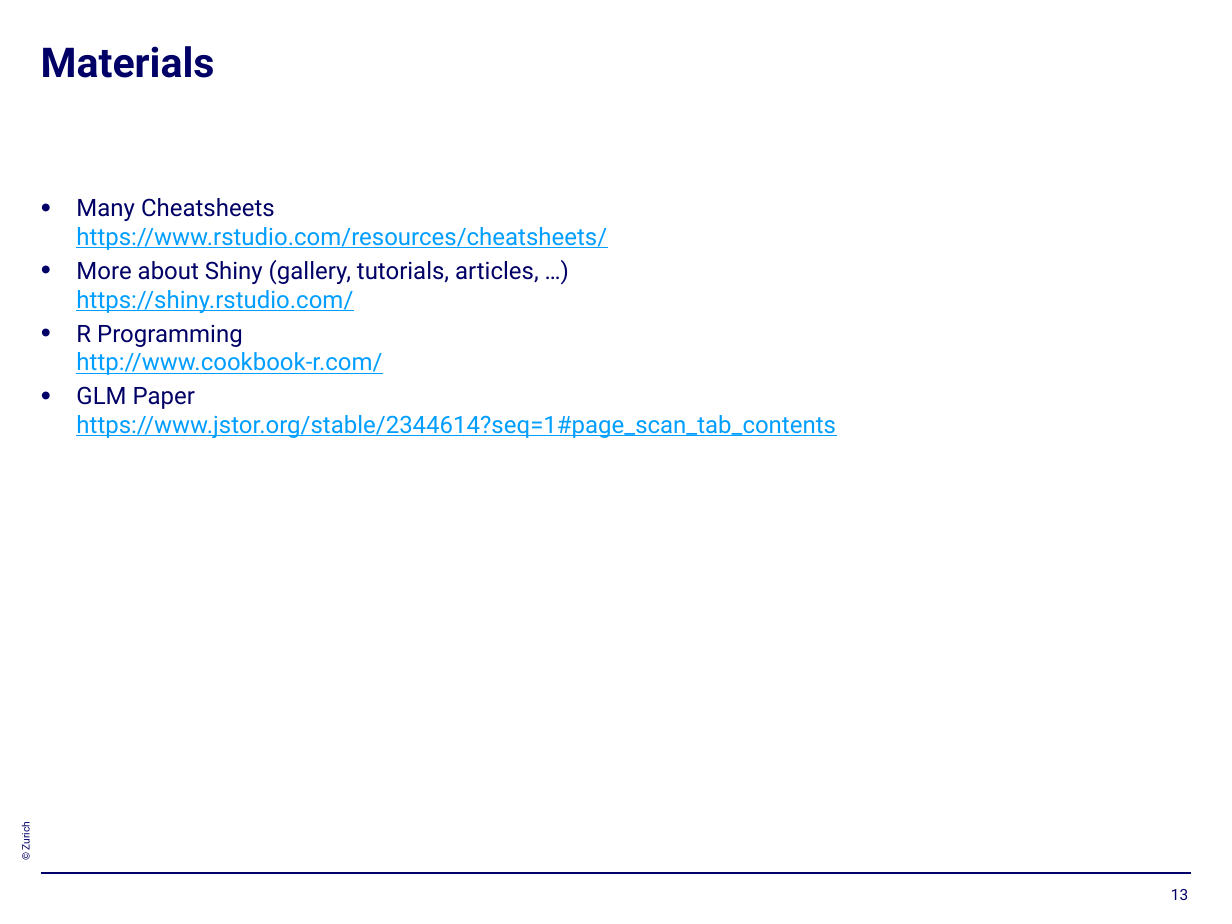
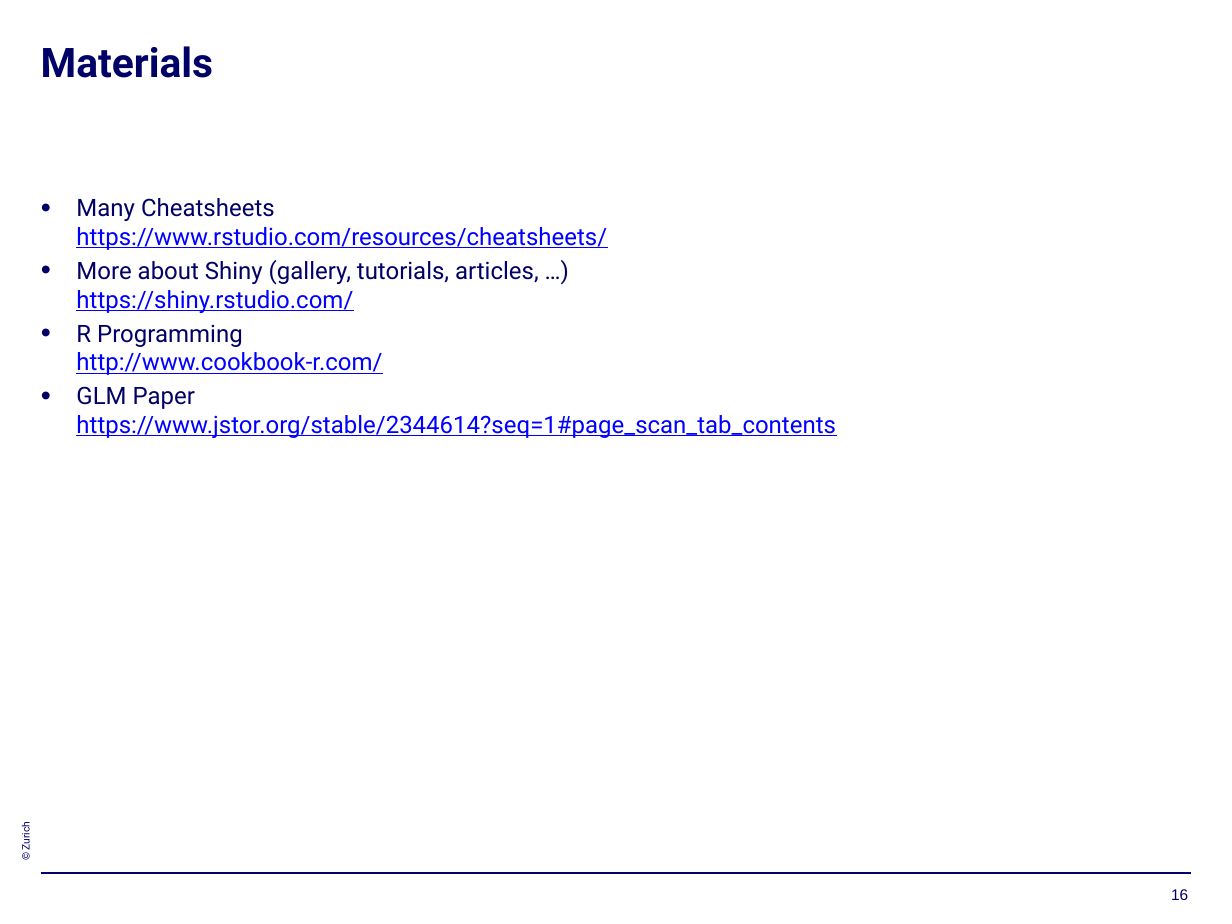
Before and after one commit to Gateux/titanic_euba, a slide deck: slide 16 of Titanic Exercise.pptx (slide 13 before the commit). Drawn at 1232x924 pixels with LibreOffice and Linux fonts; fonts in the diff are those of the drawing; background and template pictures are left out. Boxes give left, top, right and bottom in pixels: in the first picture for what was removed or moved away, otherwise in the second. Text is boxed around its words. In the diff, an @@ line names an element or a change of style, - is before the commit and + after.

```diff
--- a/Titanic Exercise.pptx
+++ b/Titanic Exercise.pptx
@@ title "Materials" at <box>41,46,213,78</box>: size 24 to 23.8 pt @@
@@ text "Many Cheatsheets https://www.rstudio.com/resources/cheatshee ..." at <box>76,198,835,438</box>: text colour #009EFE to #0000FF in "https://www.rstudio.com/resources/cheatsheets/", "https://shiny.rstudio.com/", "http://www.cookbook-r.com/", "https://www.jstor.org/stable/2344614?seq=1#page_scan_tab_con ..." @@
@@ page number removed at <box>1171,889,1188,900</box> @@
-13
@@ page number added at <box>1171,889,1188,900</box>, 9 pt, text #000066 @@
+16
```
Also in this commit, not shown: 9 other slides changed, 7 slides added, 4 slides removed, 10 other files.
